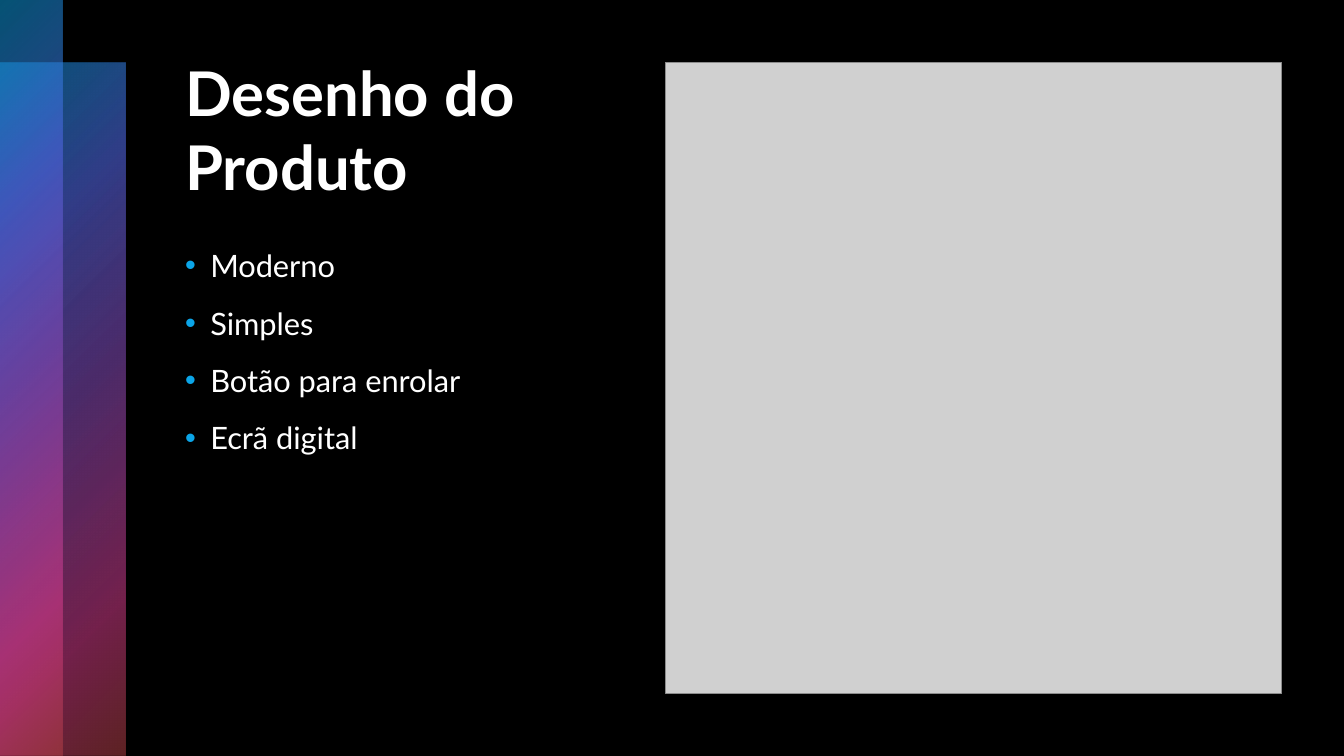
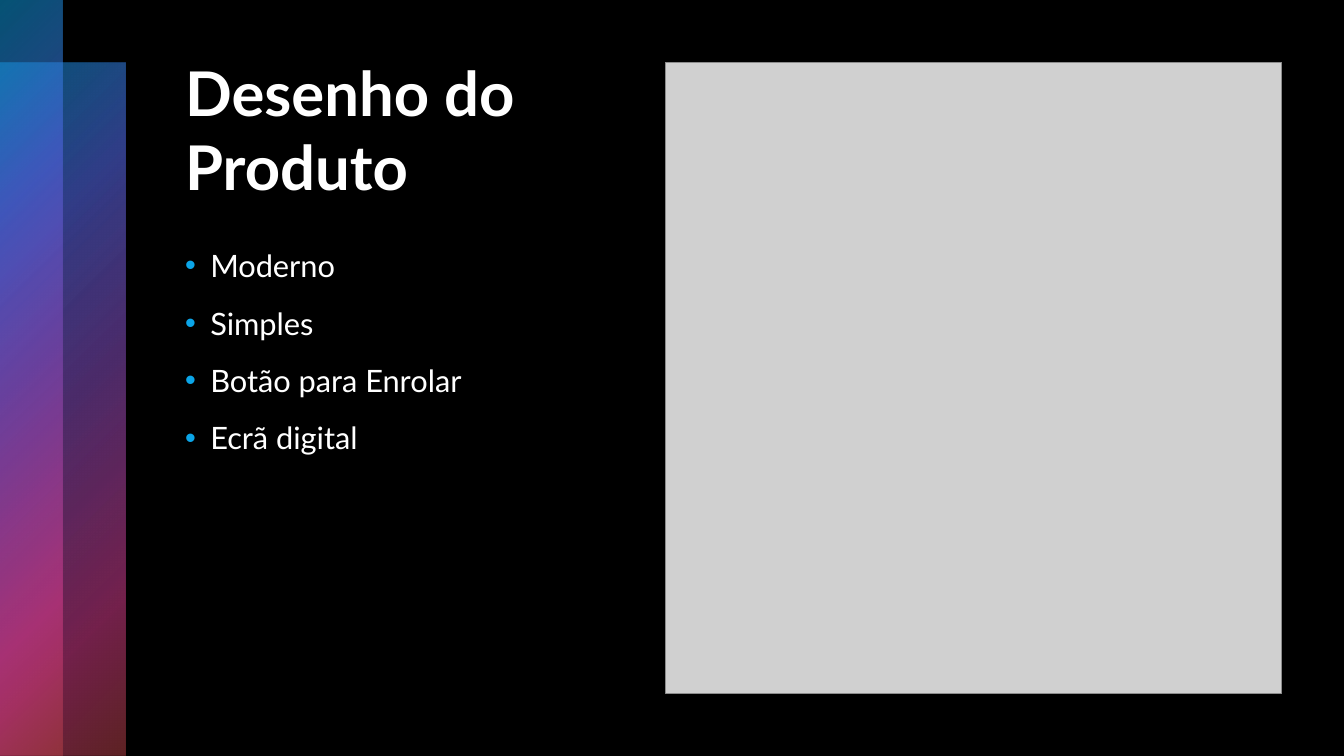
Before and after one commit to zDragonPaulo/Marketing_Projeto, a slide deck: slide 2 of Recursos Adicionais/EzPower™ - Apresentação do Produto.pptx. Drawn at 1344x756 pixels with LibreOffice and Linux fonts; fonts in the diff are those of the drawing; grey boxes stand for pictures. Boxes give left, top, right and bottom in pixels: in the first picture for what was removed or moved away, otherwise in the second. Text is boxed around its words. In the diff, an @@ line names an element or a change of style, - is before the commit and + after.

Commit message:
Mais uns pequenos detalhes

```diff
--- a/Recursos Adicionais/EzPower™ - Apresentação do Produto.pptx
+++ b/Recursos Adicionais/EzPower™ - Apresentação do Produto.pptx
@@ text at (210, 369, 461, 398): text changed @@
-• Botão para enrolar
+• Botão para Enrolar
```
